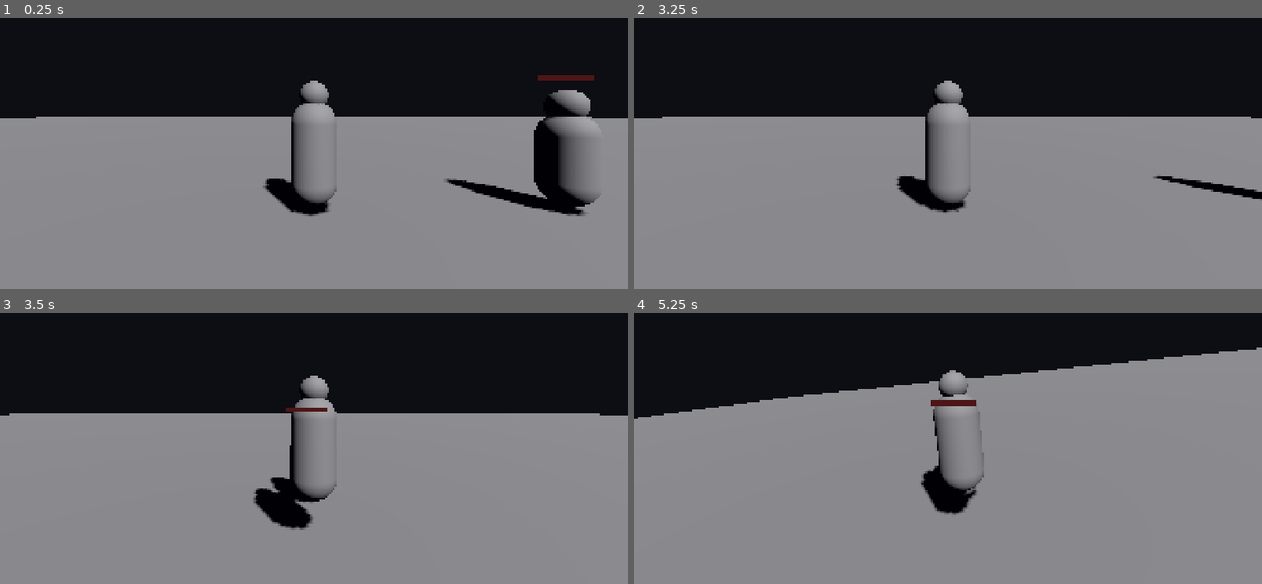
Above: before the commit, frames 1-4 (two rows, left to right).
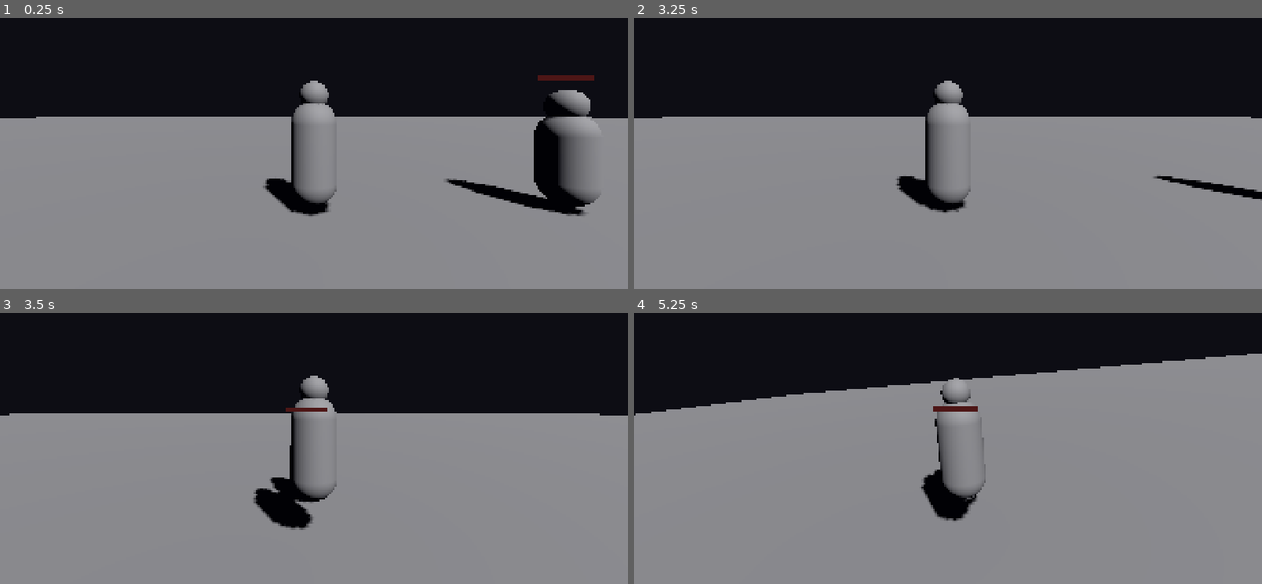
Above: after the commit, the same moments.

Repository: ninjahawk/Clauden-Ring
Game: Godot game, scene res://scenes/TestScene.tscn
Two runs of this game, one before a commit and one after it. Both use one fixed random seed, a clock stepped at 60 frames per second and the inputs below. This scene is started directly instead of the project's main scene.
Inputs (mouse positions are in pixels of both pictures, inside the frame that each line leads up to):
- Up to frame 1 (0.25 s): no input
- Up to frame 2 (3.25 s): tap Enter at 0.5 s; move the mouse to (941, 118) at 0.52 s; hold R (use_item) 0.53-1.28 s; hold W (move_forward) 0.53-2.78 s; tap E (interact) at 0.6, 1.55, 3.05 s; move the mouse to (991, 118) at 1.27 s; tap R (use_item) at 1.35, 2.3 s; move the mouse to (897, 107) at 2.02 s; hold Right mouse button (attack_heavy) 2.03-2.78 s; move the mouse to (954, 112) at 2.77 s; hold A (move_left) from 2.78 s (still down); click (954, 112) at 2.85 s
- Up to frame 3 (3.5 s): keep holding A (move_left)
- Up to frame 4 (5.25 s): move the mouse to (922, 399) at 3.52 s; release A (move_left) at 3.53 s; hold Space (dodge) 3.53-4.28 s; hold W (move_forward) from 3.53 s (still down); tap R (use_item) at 3.8 s; move the mouse to (979, 405) at 4.27 s; tap E (interact) at 4.35 s; move the mouse to (916, 407) at 5.02 s; hold Middle mouse button (lock_on) from 5.03 s (still down)

Frames 1-3 are identical in both runs. In frame 4, 2.2% of the frame differs, in the area x 0-100%, y 12-77%.

Commit message:
GPU Credits healing (R key, 3 charges, refills on rest), Bonfire/Inference Point (E to kindle, saves spawn, shows kindle text), bonfire placed near spawn. 23/23 tests.

Diff:
--- a/scenes/player/Player.gd
+++ b/scenes/player/Player.gd
@@ -20,6 +20,8 @@
 const HEAVY_STAMINA_COST := 20.0
 const LOCK_RANGE := 15.0
 const LOCK_CAM_SPEED := 6.0
+const HEAL_AMOUNT := 40.0
+const HEAL_CHARGES_MAX := 3
 
 var stamina: float = STAMINA_MAX
 var hp: float = HP_MAX
@@ -31,6 +33,7 @@
 var spawn_point: Vector3 = Vector3.ZERO
 var attack_timer: float = 0.0
 var lock_target: Node = null
+var heal_charges: int = HEAL_CHARGES_MAX
 
 @onready var model: Node3D = $Model
 @onready var cam_pivot: Node3D = $CameraPivot
@@ -60,6 +63,10 @@
 		_attack_heavy()
 	if event.is_action_pressed("lock_on"):
 		_toggle_lock()
+	if event.is_action_pressed("use_item") and heal_charges > 0 and hp < HP_MAX and not is_dead:
+		heal_charges -= 1
+		hp = minf(hp + HEAL_AMOUNT, HP_MAX)
+		CameraShake.add_trauma(0.1)
 	if event.is_action_pressed("ui_cancel"):
 		Input.mouse_mode = Input.MOUSE_MODE_VISIBLE
 
@@ -261,6 +268,7 @@
 	velocity = Vector3.ZERO
 	hp = HP_MAX
 	stamina = STAMINA_MAX
+	heal_charges = HEAL_CHARGES_MAX
 	is_dead = false
 	is_dodging = false
 	is_invincible = false
--- a/scenes/ui/StatusBars.gd
+++ b/scenes/ui/StatusBars.gd
@@ -9,6 +9,7 @@
 @onready var hp_bar: ProgressBar = $Bars/HPBar
 @onready var stamina_bar: ProgressBar = $Bars/StaminaBar
 @onready var stamina_drain: ProgressBar = $Bars/StaminaDrain
+@onready var charge_label: Label = $Bars/ChargeLabel
 
 var player: Node = null
 var displayed_stamina: float = 100.0
@@ -40,6 +41,9 @@
 	stamina_drain.value = drain_stamina
 	if displayed_stamina > drain_stamina:
 		drain_stamina = displayed_stamina
+	var charges: int = int(player.get("heal_charges"))
+	var max_charges: int = int(player.get("HEAL_CHARGES_MAX"))
+	charge_label.text = "GPU Credits: " + str(charges) + " / " + str(max_charges)
 
 func _style_bar(bar: ProgressBar, fill: Color, bg: Color) -> void:
 	var fill_style := StyleBoxFlat.new()
--- a/scenes/ui/StatusBars.tscn
+++ b/scenes/ui/StatusBars.tscn
@@ -38,3 +38,11 @@
 min_value = 0.0
 max_value = 100.0
 value = 100.0
+
+[node name="ChargeLabel" type="Label" parent="Bars"]
+anchor_right = 1.0
+offset_top = 64.0
+offset_bottom = 82.0
+text = "GPU Credits: 3 / 3"
+theme_override_font_sizes/font_size = 11
+theme_override_colors/font_color = Color(0.5, 0.8, 0.5, 0.9)
--- /dev/null
+++ b/scenes/world/Bonfire.gd
@@ -0,0 +1,78 @@
+extends Node3D
+
+const INTERACT_RANGE := 2.5
+
+var player: Node = null
+var kindled: bool = false
+var interact_prompt_shown: bool = false
+
+@onready var glow_mesh: MeshInstance3D = $Glow
+@onready var particles: GPUParticles3D = $Particles
+
+func _ready() -> void:
+	player = get_tree().get_first_node_in_group("player")
+
+func _process(delta: float) -> void:
+	if not player or player.get("is_dead"):
+		return
+	var dist: float = player.global_position.distance_to(global_position)
+	if dist <= INTERACT_RANGE and Input.is_action_just_pressed("interact"):
+		_kindle()
+
+func _kindle() -> void:
+	kindled = true
+	player.set("spawn_point", global_position + Vector3(0, 0.5, 2.0))
+	player.set("hp", player.get("HP_MAX"))
+	player.set("stamina", player.get("STAMINA_MAX"))
+	player.set("heal_charges", player.get("HEAL_CHARGES_MAX"))
+	_respawn_enemies()
+	_show_kindle_text()
+	_set_kindled_visual()
+
+func _respawn_enemies() -> void:
+	# Reload the scene to respawn all enemies (except boss)
+	# For now: re-enable any dead non-boss enemies in the group
+	# (Full respawn system requires scene reset — this is a placeholder)
+	pass
+
+func _show_kindle_text() -> void:
+	var zone_title := get_tree().get_first_node_in_group("zone_title_group")
+	# Use a temp label since ZoneTitle is scene-specific
+	var label := Label.new()
+	label.text = "INFERENCE POINT KINDLED"
+	label.horizontal_alignment = HORIZONTAL_ALIGNMENT_CENTER
+	label.theme_override_font_sizes/font_size = 22
+	label.theme_override_colors/font_color = Color(0.6, 0.9, 1.0, 1)
+	var canvas := CanvasLayer.new()
+	canvas.layer = 12
+	get_tree().current_scene.add_child(canvas)
+	canvas.add_child(label)
+	label.set_anchors_and_offsets_preset(Control.PRESET_CENTER)
+	label.offset_top = 80.0
+	label.offset_bottom = 110.0
+	# Fade in then out
+	_animate_label(label, canvas)
+
+func _animate_label(label: Label, canvas: CanvasLayer) -> void:
+	label.modulate.a = 0.0
+	var t := 0.0
+	while t < 1.0:
+		t = minf(t + get_process_delta_time() * 2.5, 1.0)
+		label.modulate.a = t
+		await get_tree().process_frame
+	await get_tree().create_timer(2.0).timeout
+	t = 1.0
+	while t > 0.0:
+		t = maxf(t - get_process_delta_time() * 1.5, 0.0)
+		label.modulate.a = t
+		await get_tree().process_frame
+	canvas.queue_free()
+
+func _set_kindled_visual() -> void:
+	# Brighten the glow
+	var mat := glow_mesh.get_active_material(0) as StandardMaterial3D
+	if mat:
+		var tween := create_tween()
+		tween.tween_property(mat, "emission_energy_multiplier", 8.0, 0.5)
+	if particles:
+		particles.emitting = true
--- /dev/null
+++ b/scenes/world/Bonfire.tscn
@@ -0,0 +1,52 @@
+[gd_scene load_steps=7 format=3]
+
+[ext_resource type="Script" path="res://scenes/world/Bonfire.gd" id="1_bonfire"]
+
+[sub_resource type="SphereMesh" id="SphereMesh_base"]
+radius = 0.4
+height = 0.8
+
+[sub_resource type="StandardMaterial3D" id="Mat_base"]
+albedo_color = Color(0.2, 0.18, 0.25, 1)
+
+[sub_resource type="SphereMesh" id="SphereMesh_glow"]
+radius = 0.25
+height = 0.5
+
+[sub_resource type="StandardMaterial3D" id="Mat_glow"]
+albedo_color = Color(0.4, 0.8, 1.0, 1)
+emission_enabled = true
+emission = Color(0.3, 0.7, 1.0)
+emission_energy_multiplier = 3.0
+transparency = 1
+albedo_color = Color(0.4, 0.8, 1.0, 0.85)
+
+[sub_resource type="ParticleProcessMaterial" id="ParticleMat_1"]
+direction = Vector3(0, 1, 0)
+spread = 25.0
+initial_velocity_min = 0.5
+initial_velocity_max = 1.2
+gravity = Vector3(0, -0.5, 0)
+scale_min = 0.05
+scale_max = 0.15
+color = Color(0.4, 0.8, 1.0, 0.8)
+
+[node name="Bonfire" type="Node3D"]
+script = ExtResource("1_bonfire")
+
+[node name="Base" type="MeshInstance3D" parent="."]
+mesh = SubResource("SphereMesh_base")
+surface_material_override/0 = SubResource("Mat_base")
+
+[node name="Glow" type="MeshInstance3D" parent="."]
+transform = Transform3D(1,0,0, 0,1,0, 0,0,1, 0, 0.6, 0)
+mesh = SubResource("SphereMesh_glow")
+surface_material_override/0 = SubResource("Mat_glow")
+
+[node name="Particles" type="GPUParticles3D" parent="."]
+transform = Transform3D(1,0,0, 0,1,0, 0,0,1, 0, 0.6, 0)
+emitting = true
+amount = 24
+process_material = SubResource("ParticleMat_1")
+lifetime = 1.2
+fixed_fps = 20
--- a/scenes/world/Main.tscn
+++ b/scenes/world/Main.tscn
@@ -14,6 +14,7 @@
 [ext_resource type="PackedScene" path="res://scenes/enemies/Boss.tscn" id="12_boss"]
 [ext_resource type="PackedScene" path="res://scenes/ui/BossHPBar.tscn" id="13_bossbar"]
 [ext_resource type="PackedScene" path="res://scenes/ui/ItemPopup.tscn" id="14_popup"]
+[ext_resource type="PackedScene" path="res://scenes/world/Bonfire.tscn" id="15_bonfire"]
 
 [sub_resource type="ProceduralSkyMaterial" id="ProceduralSkyMaterial_1"]
 sky_top_color = Color(0.04, 0.04, 0.1, 1)
@@ -75,6 +76,9 @@
 [node name="RangedEnemy2" parent="." instance=ExtResource("10_ranged")]
 transform = Transform3D(1.0, 0.0, 0.0, 0.0, 1.0, 0.0, 0.0, 0.0, 1.0, 15.0, 1.0, -8.0)
 
+[node name="Bonfire" parent="." instance=ExtResource("15_bonfire")]
+transform = Transform3D(1.0, 0.0, 0.0, 0.0, 1.0, 0.0, 0.0, 0.0, 1.0, -3.0, 0.5, 3.0)
+
 [node name="Player" parent="." instance=ExtResource("1_player")]
 transform = Transform3D(1.0, 0.0, 0.0, 0.0, 1.0, 0.0, 0.0, 0.0, 1.0, 0.0, 1.0, 0.0)
 
Not shown, added: scenes/world/Bonfire.gd.uid
Not shown: 1 places in scenes/world/Main.tscn that only renumber resources
